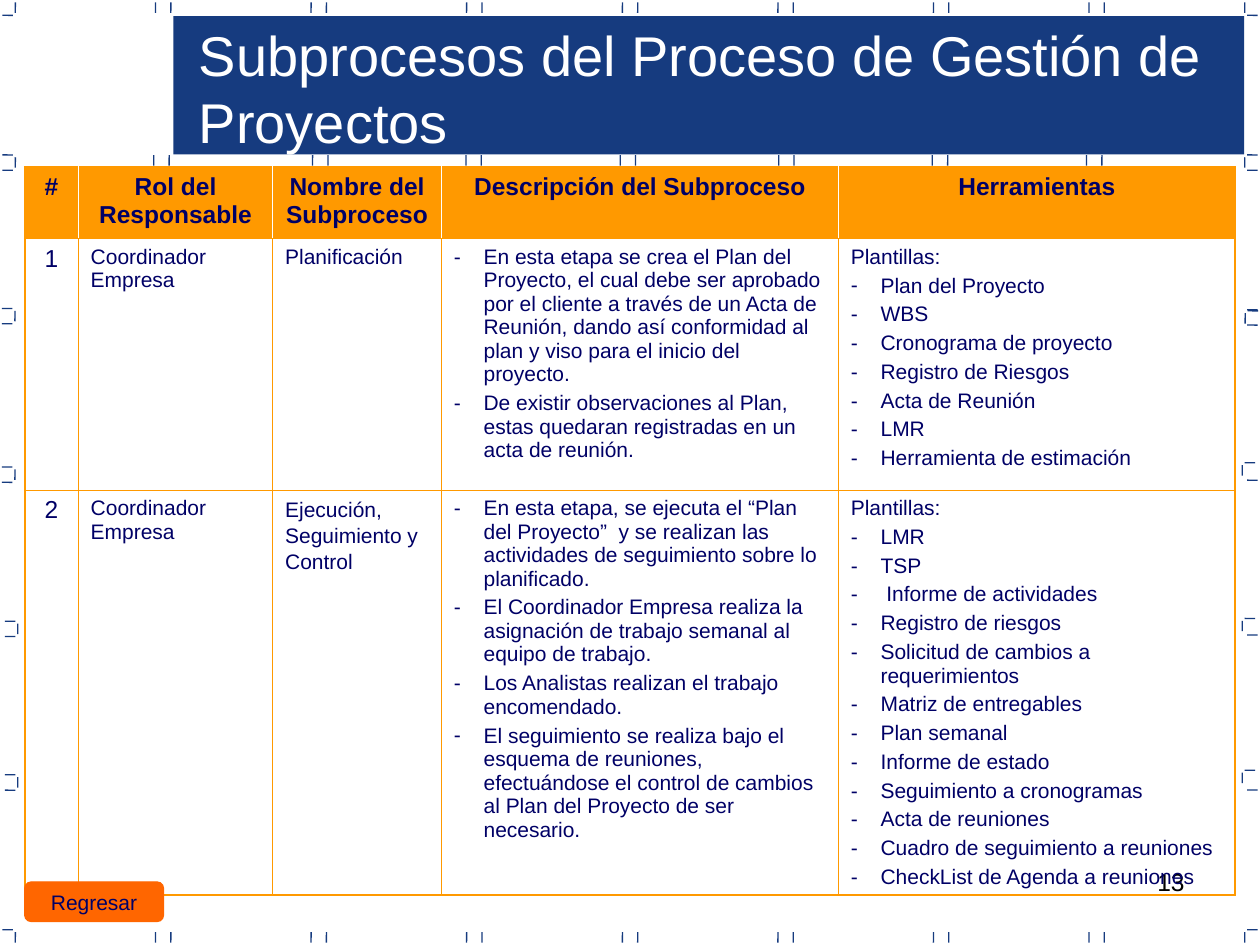
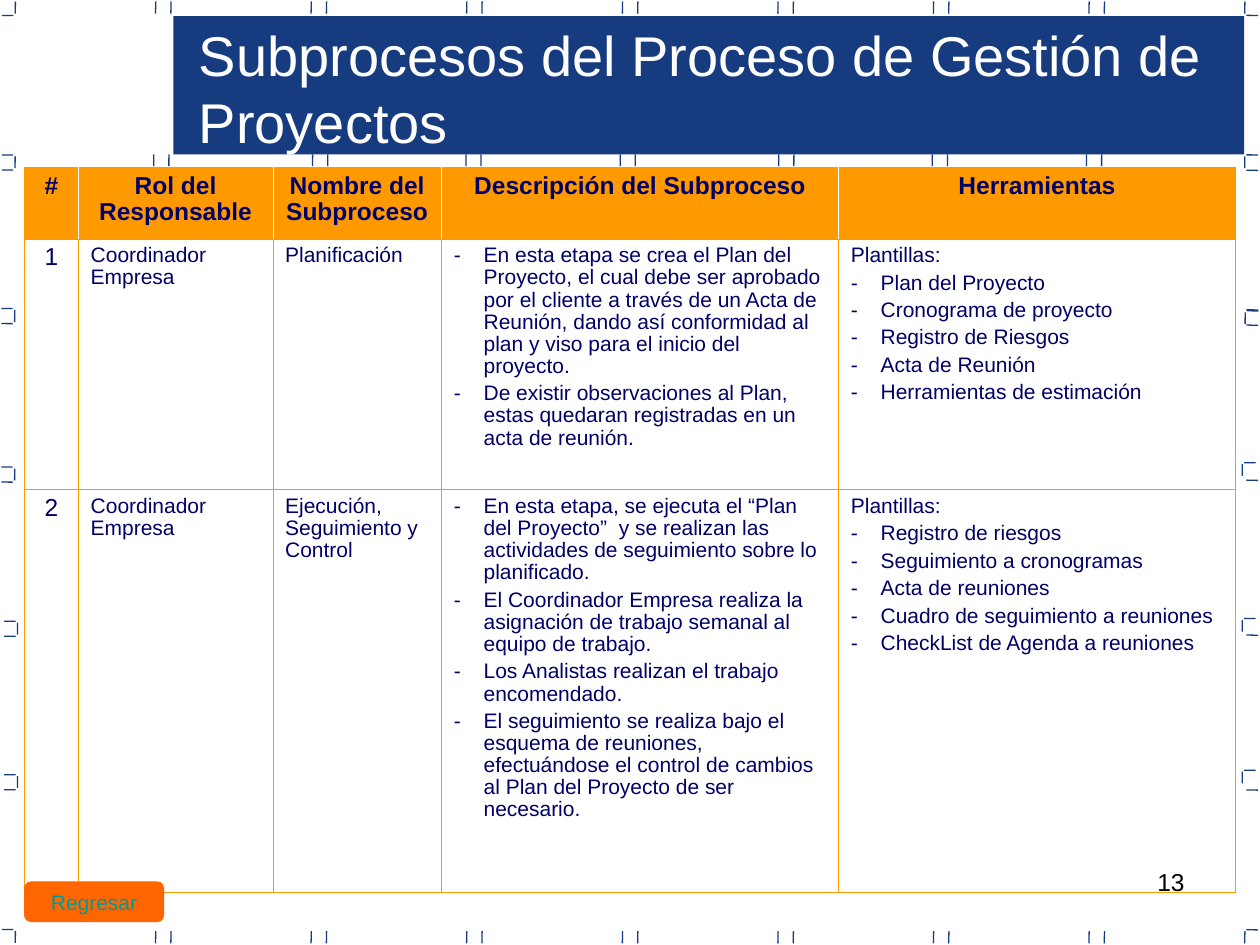
Before and after one commit to jcbv/WilsonStore, a slide deck: slide 13 of Documentacion/Area PP_PMC/Proceso de gestion de proyectos PP-PMC.ppt. Drawn at 1260x945 pixels with LibreOffice and Linux fonts; fonts in the diff are those of the drawing. Boxes give left, top, right and bottom in pixels: in the first picture for what was removed or moved away, otherwise in the second. Text is boxed around its words. In the diff, an @@ line names an element or a change of style, - is before the commit and + after.

```diff
--- a/Documentacion/Area PP_PMC/Proceso de gestion de proyectos PP-PMC.ppt
+++ b/Documentacion/Area PP_PMC/Proceso de gestion de proyectos PP-PMC.ppt
@@ table at [25, 168, 1236, 892] @@
-row 2, column 5: Plantillas: / Plan del Proyecto / WBS / Cronograma de proyecto / Registro de Riesgos / Acta de Reunión / LMR / Herramienta de estimación
+row 2, column 5: Plantillas: / Plan del Proyecto / Cronograma de proyecto / Registro de Riesgos / Acta de Reunión / Herramientas de estimación
-row 3, column 5: Plantillas: / LMR / TSP / Informe de actividades / Registro de riesgos / Solicitud de cambios a requerimientos / Matriz de entregables / Plan semanal / Informe de estado / Seguimiento a cronogramas / Acta de reuniones / Cuadro de seguimiento a reuniones / CheckList de Agenda a reuniones
+row 3, column 5: Plantillas: / Registro de riesgos / Seguimiento a cronogramas / Acta de reuniones / Cuadro de seguimiento a reuniones / CheckList de Agenda a reuniones
@@ line spacing 1 to 0.94 @@
@@ line spacing 1.1 to 0.94 @@
@@ borders changed @@
@@ rounded rectangle "Regresar" at [25, 882, 164, 921]: text colour #000066 to #009999 @@
```
Also in this commit, not shown: 32 other slides changed.
